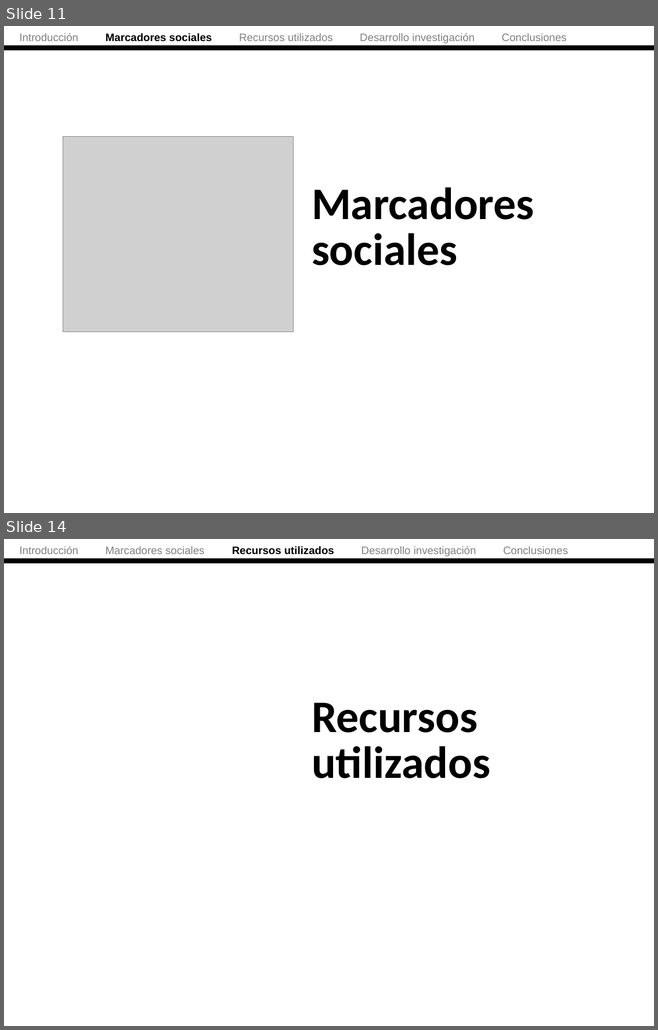
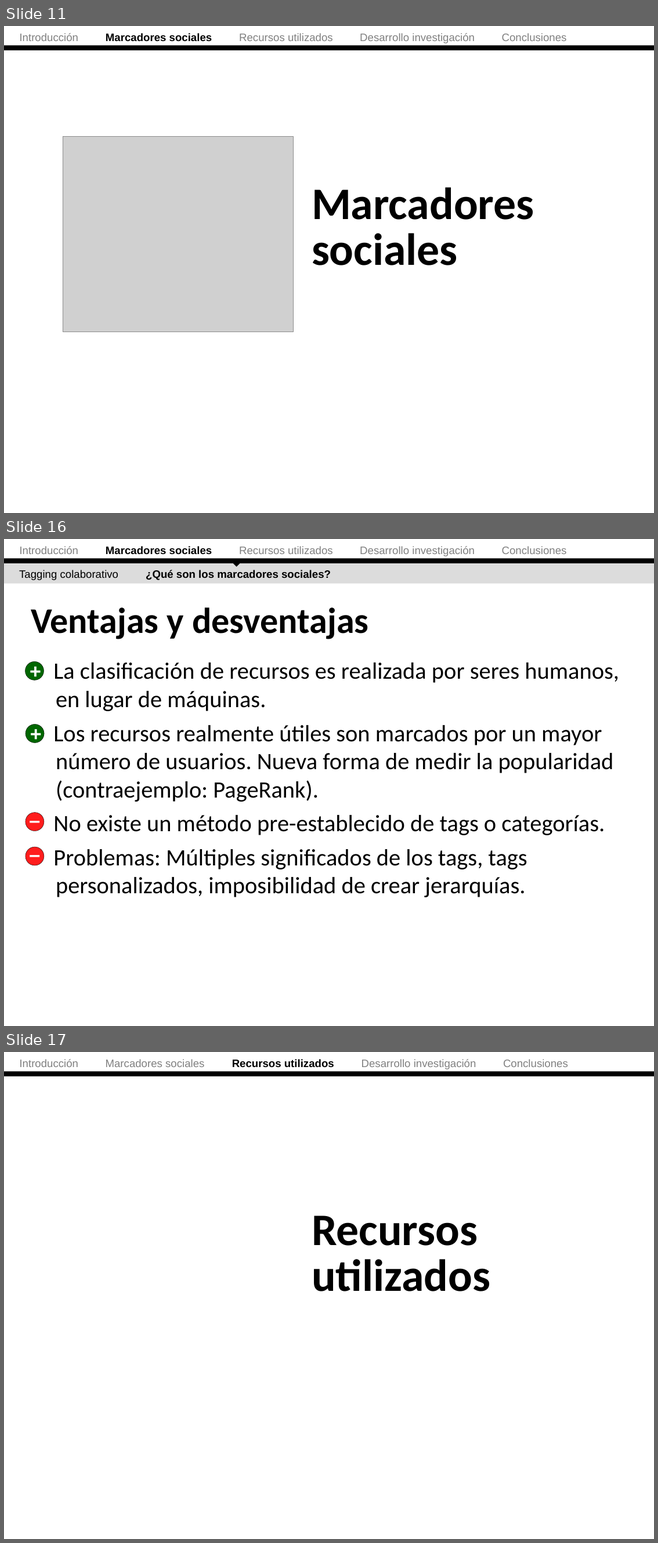
Before and after one commit to ak907kenai/nicotournetesis, a slide deck: docs_trunk/Nicolás Tourné - Presentación Tesis (v2).ppt. Shown one above the other, each under a label of ours: slides 11 and 14 before the commit, slides 11, 16 and 17 after it; the slides between them are not shown. The pictures are 658x1030 and 658x1543 pixels, drawn with LibreOffice and Linux fonts; fonts in the diff are those of the drawing; grey boxes stand for pictures. Boxes give left, top, right and bottom in pixels: in the first picture for what was removed or moved away, otherwise in the second. Text is boxed around its words. In the diff, an @@ line names an element or a change of style, - is before the commit and + after.

```diff
--- a/docs_trunk/Nicolás Tourné - Presentación Tesis (v2).ppt
+++ b/docs_trunk/Nicolás Tourné - Presentación Tesis (v2).ppt
@@ slide 16 added at (4,539,654,1026), background #FFFFFF @@
@@ text added at (20,546,567,556), 12 pt, text #808080 @@
+Introducción Marcadores sociales Recursos utilizados Desarrollo investigación Conclusiones
@@ right triangle added at (229,552,244,567), fill #000000 @@
@@ rectangle added at (4,563,654,584), fill #DCDCDC @@
@@ rectangle added at (4,559,654,564), fill #000000 @@
@@ text added at (19,570,331,580), 12 pt, text #000000, bold @@
+Tagging colaborativo ¿Qué son los marcadores sociales?
@@ title added at (31,607,368,639), 40 pt, text #000000, bold @@
+Ventajas y desventajas
@@ text added at (20,655,51,686), 22 pt, text #FFFFFF, bold @@
++
@@ ellipse added at (25,662,44,681), fill #006600, outline #000000 0.26 pt @@
@@ text added at (53,663,619,897), 26 pt, text #000000 @@
++ La clasificación de recursos es realizada por seres humanos, en lugar de máquinas.
++ Los recursos realmente útiles son marcados por un mayor número de usuarios. Nueva forma de medir la popularidad (contraejemplo: PageRank).
+– No existe un método pre-establecido de tags o categorías.
+– Problemas: Múltiples significados de los tags, tags personalizados, imposibilidad de crear jerarquías.
@@ text added at (20,718,51,748), 22 pt, text #FFFFFF, bold @@
++
@@ ellipse added at (25,724,44,743), fill #006600, outline #000000 0.26 pt @@
@@ text added at (18,805,52,835), 22 pt, text #FFFFFF, bold @@
+–
@@ ellipse added at (25,813,44,831), fill #FF1D1D, outline #000000 0.26 pt @@
@@ text added at (18,839,52,870), 22 pt, text #FFFFFF, bold @@
+–
@@ ellipse added at (25,847,44,866), fill #FF1D1D, outline #000000 0.26 pt @@
@@ what was slide 14 is now slide 17 @@
```
Also in this commit, not shown: 10 slides changed, 36 other slides added, 1 other file.
